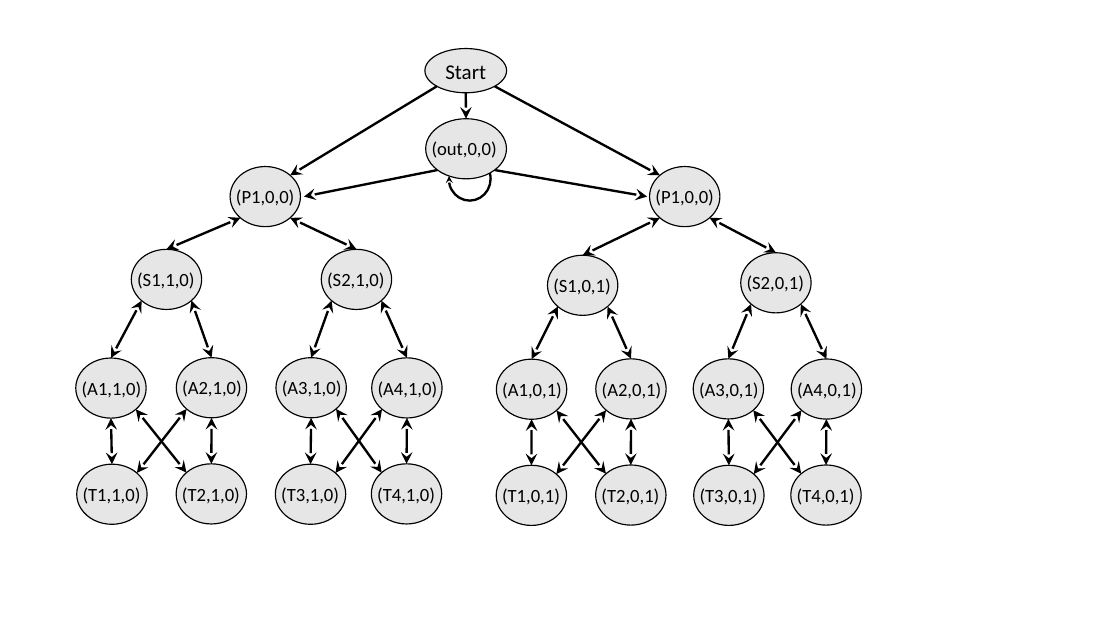
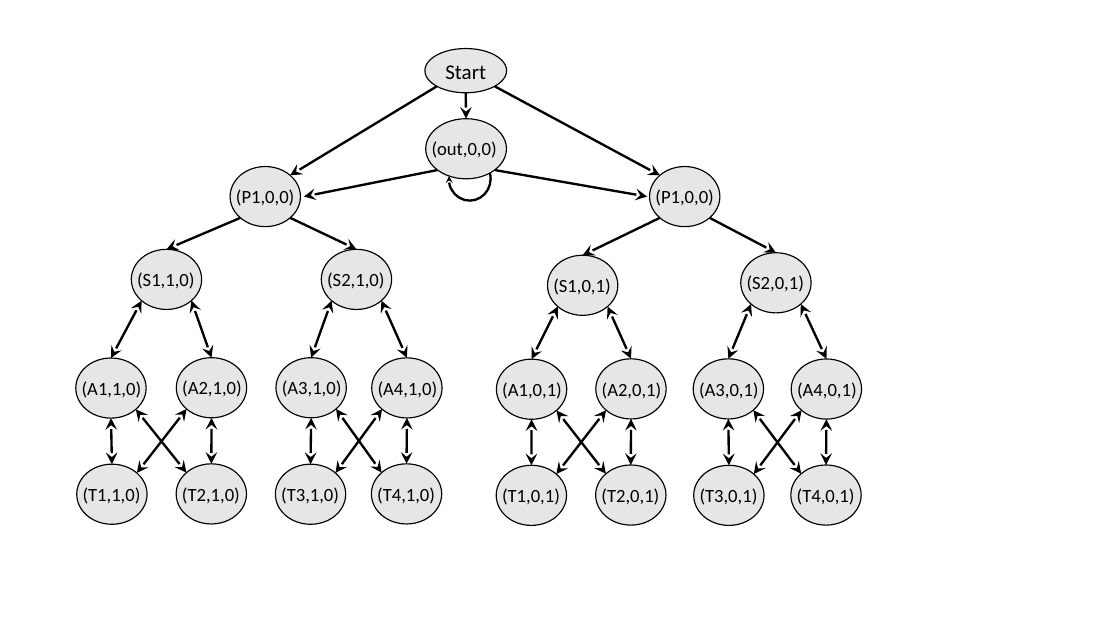
Before and after one commit to rabeckett/propane, a slide deck: slide 8 of paper/abstraction/figures/examples.pptx. Drawn at 1120x630 pixels with LibreOffice and Linux fonts; fonts in the diff are those of the drawing. Boxes give left, top, right and bottom in pixels: in the first picture for what was removed or moved away, otherwise in the second. Text is boxed around its words. In the diff, an @@ line names an element or a change of style, - is before the commit and + after.

```diff
--- a/paper/abstraction/figures/examples.pptx
+++ b/paper/abstraction/figures/examples.pptx
@@ double arrow (240, 218) - (166, 250): double arrow to arrow @@
@@ double arrow (290, 218) - (356, 250): double arrow to arrow @@
@@ double arrow (660, 218) - (583, 255): double arrow to arrow @@
@@ double arrow (710, 218) - (776, 253): double arrow to arrow @@
```
Also in this commit, not shown: 1 other slide changed, 4 other files.
